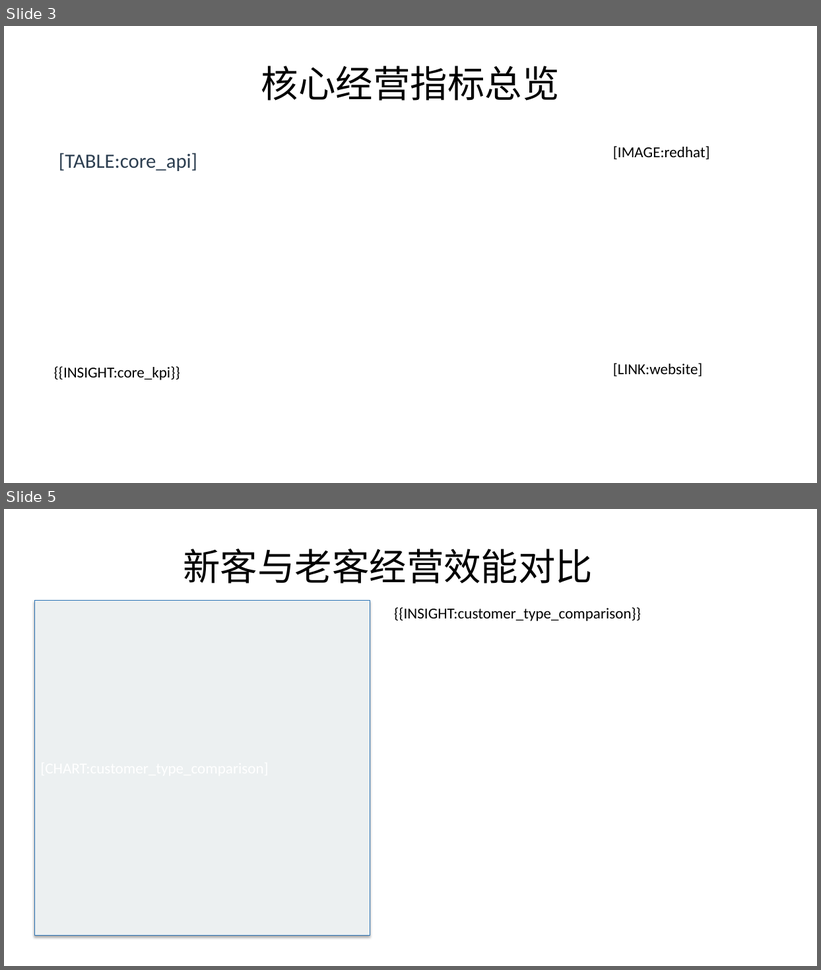
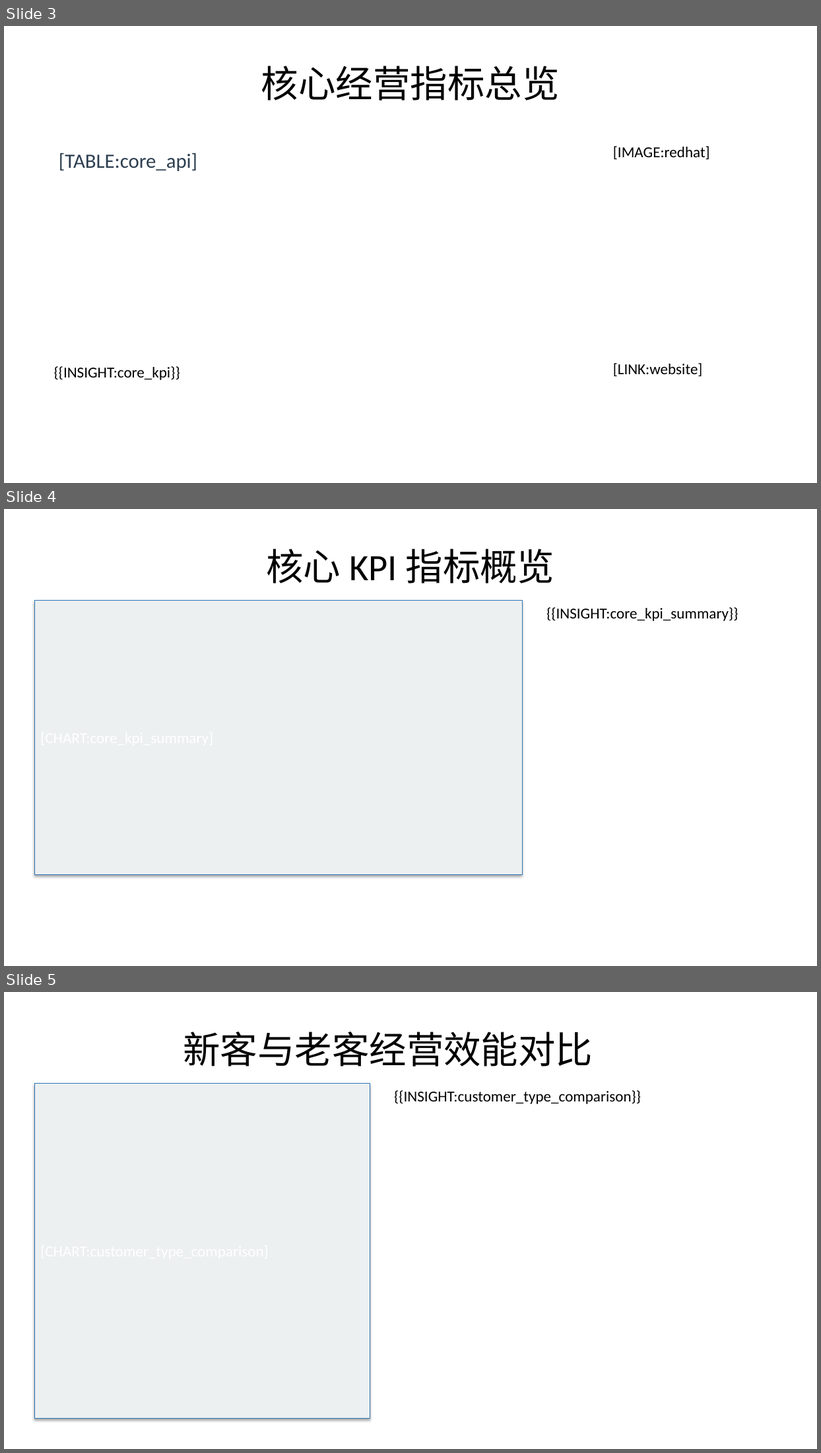
Before and after one commit to lijiahao1996/PPT-Automation, a slide deck: templates/新的报告模板.pptx. Shown one above the other, each under a label of ours: slides 3 and 5 before the commit, slides 3, 4 and 5 after it; the slides between them are not shown. The pictures are 821x970 and 821x1453 pixels, drawn with LibreOffice and Linux fonts; fonts in the diff are those of the drawing. Boxes give left, top, right and bottom in pixels: in the first picture for what was removed or moved away, otherwise in the second. Text is boxed around its words. In the diff, an @@ line names an element or a change of style, - is before the commit and + after.

```diff
--- a/templates/新的报告模板.pptx
+++ b/templates/新的报告模板.pptx
@@ slide 4 added at <box>4,509,817,966</box>, background #FFFFFF @@
@@ title added at <box>266,549,555,584</box>, 44 pt, text #000000 @@
+核心 KPI 指标概览
@@ rectangle added at <box>34,601,523,875</box>, fill #ECF0F1, outline #2E75B6 0.75 pt @@
@@ text added at <box>547,607,738,621</box>, 18 pt, text #000000 @@
+{{INSIGHT:core_kpi_summary}}
```
Also in this commit, not shown: 5 slides changed, 1 slide removed, 4 other files.
